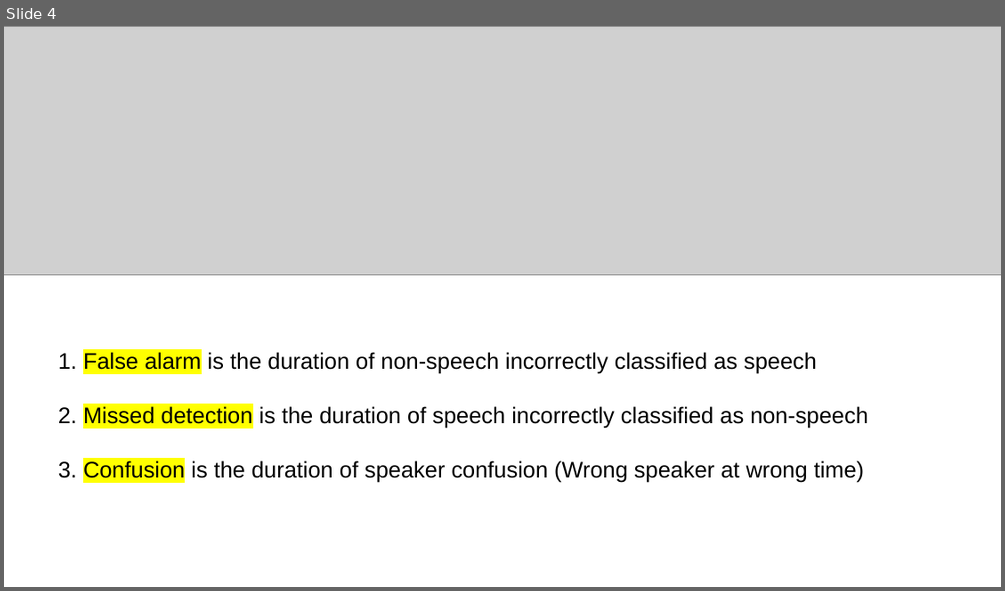
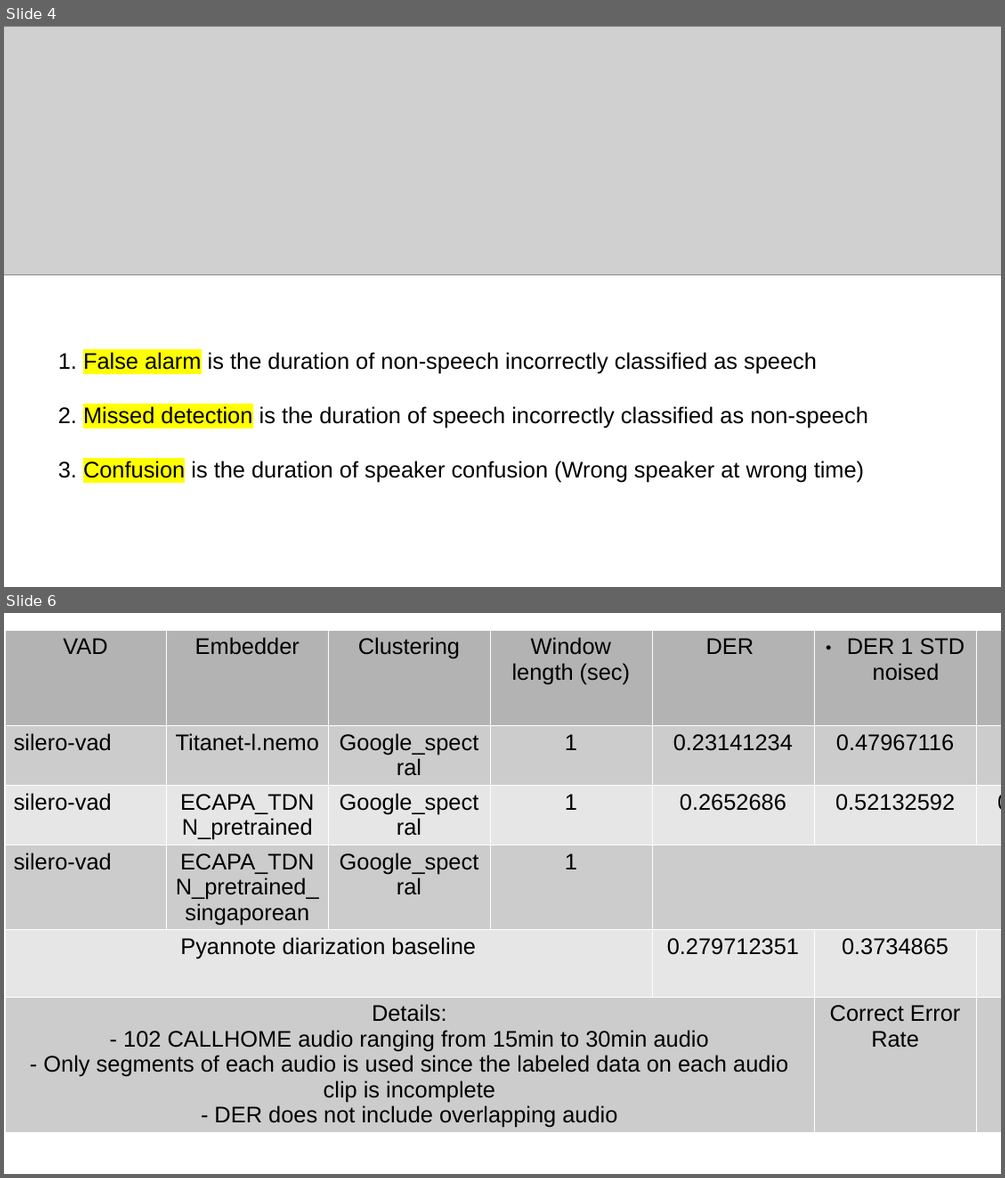
Before and after one commit to normalwalrus/speaker_diarization, a slide deck: Findings.odp. Shown one above the other, each under a label of ours: slide 4 before the commit, slides 4 and 6 after it; the slides between them are not shown. The pictures are 1005x591 and 1005x1178 pixels, drawn with LibreOffice and Linux fonts; fonts in the diff are those of the drawing; grey boxes stand for pictures. Boxes give left, top, right and bottom in pixels: in the first picture for what was removed or moved away, otherwise in the second. Text is boxed around its words. In the diff, an @@ line names an element or a change of style, - is before the commit and + after.

Commit message:
Fixed CALLHOME assessment

```diff
--- a/Findings.odp
+++ b/Findings.odp
@@ slide 6 added at [4,613,1001,1174], background #FFFFFF @@
@@ table added at [5,630,1001,1133], 6 rows, 7 columns @@
+VAD | Embedder | Clustering | Window length (sec) | DER | DER 1 STD noised | DER CHATTER
+silero-vad | Titanet-l.nemo | Google_spectral | 1 | 0.23141234 | 0.47967116 | 0.2857853
+silero-vad | ECAPA_TDNN_pretrained | Google_spectral | 1 | 0.2652686 | 0.52132592 | 0.39762557
+silero-vad | ECAPA_TDNN_pretrained_singaporean | Google_spectral | 1 |  |  | 
+Pyannote diarization baseline |  |  |  | 0.279712351 | 0.3734865 | 0.3710125
+Details: / - 102 CALLHOME audio ranging from 15min to 30min audio / - Only segments of each audio is used since the labeled data on each audio clip is incomplete / - DER does not include overlapping audio |  |  |  |  | Correct Error Rate | 
```
Also in this commit, not shown: 2 slides changed, 1 other slide added, 2 slides removed, 2 other files.
